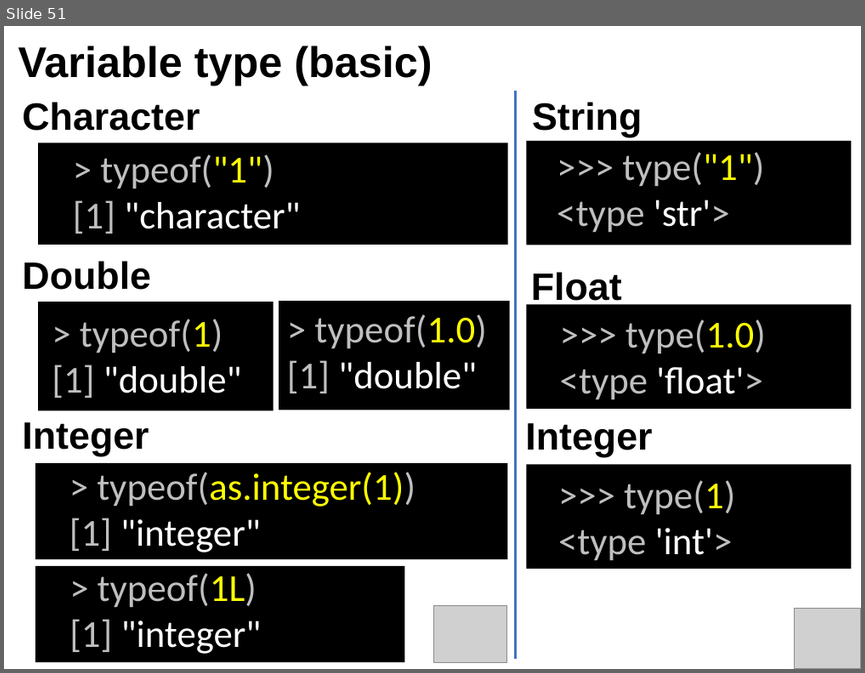
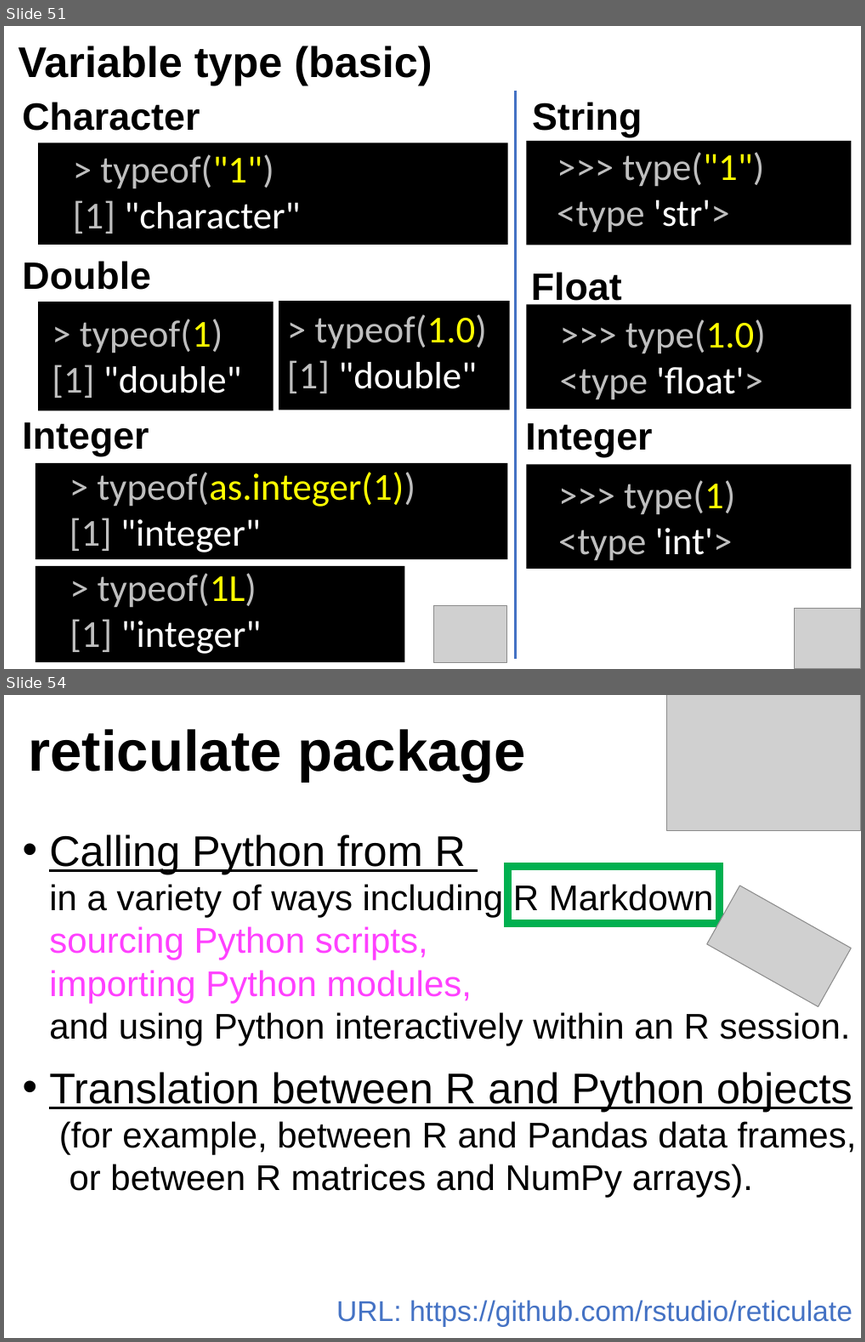
Before and after one commit to Kilometer0101/TokyoR80, a slide deck: プレゼンテーション2.pptx. Shown one above the other, each under a label of ours: slide 51 before the commit, slides 51 and 54 after it; the slides between them are not shown. The pictures are 865x673 and 865x1342 pixels, drawn with LibreOffice and Linux fonts; fonts in the diff are those of the drawing; grey boxes stand for pictures. Boxes give left, top, right and bottom in pixels: in the first picture for what was removed or moved away, otherwise in the second. Text is boxed around its words. In the diff, an @@ line names an element or a change of style, - is before the commit and + after.

```diff
--- a/プレゼンテーション2.pptx
+++ b/プレゼンテーション2.pptx
@@ slide 54 added at [4, 695, 861, 1338], background #FFFFFF @@
@@ picture added at [667, 695, 861, 830] @@
@@ text added at [28, 729, 526, 782], 48 pt, text #000000, bold @@
+reticulate package
@@ text added at [49, 834, 857, 1197], 30 pt, text #000000 @@
+• Calling Python from R
+  in a variety of ways including R Markdown,
+  sourcing Python scripts,
+  importing Python modules,
+  and using Python interactively within an R session.
+• Translation between R and Python objects
+  (for example, between R and Pandas data frames,
+  or between R matrices and NumPy arrays).
@@ rectangle added at [508, 867, 720, 924], outline #00B050 6.5 pt @@
@@ picture added at [707, 885, 851, 1006] @@
@@ text added at [336, 1299, 852, 1327], 24 pt, text #4472C4 @@
+URL: https://github.com/rstudio/reticulate
```
Also in this commit, not shown: 5 slides changed, 20 other slides added, 2 slides removed, 1 other file.
